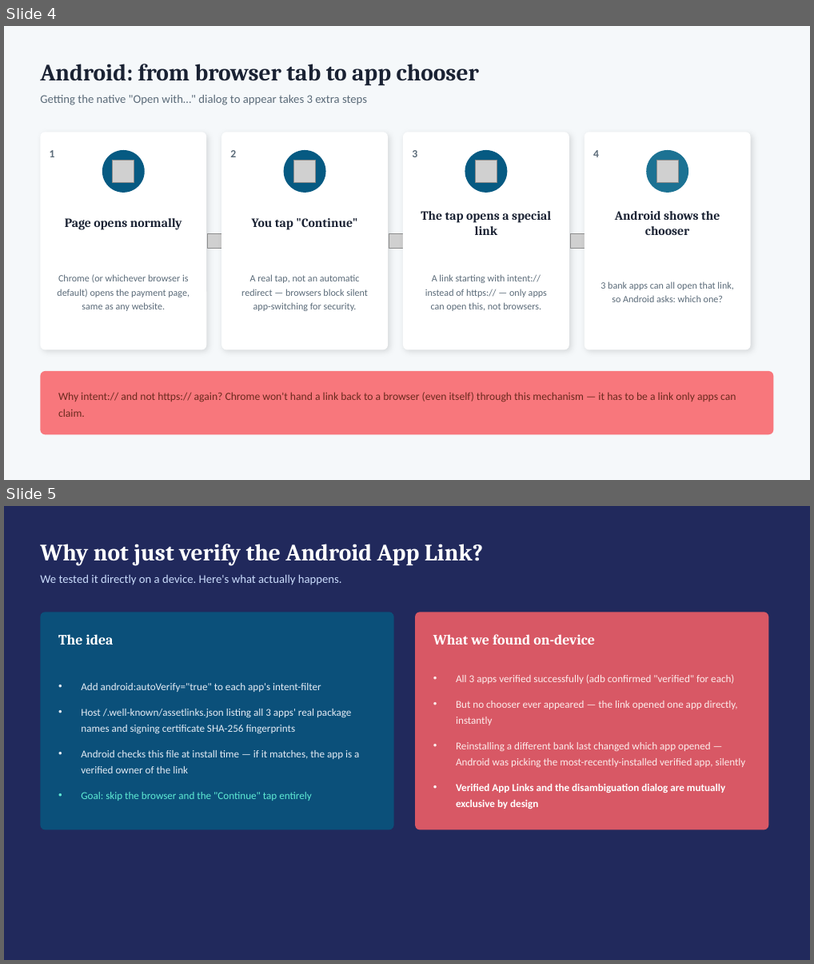
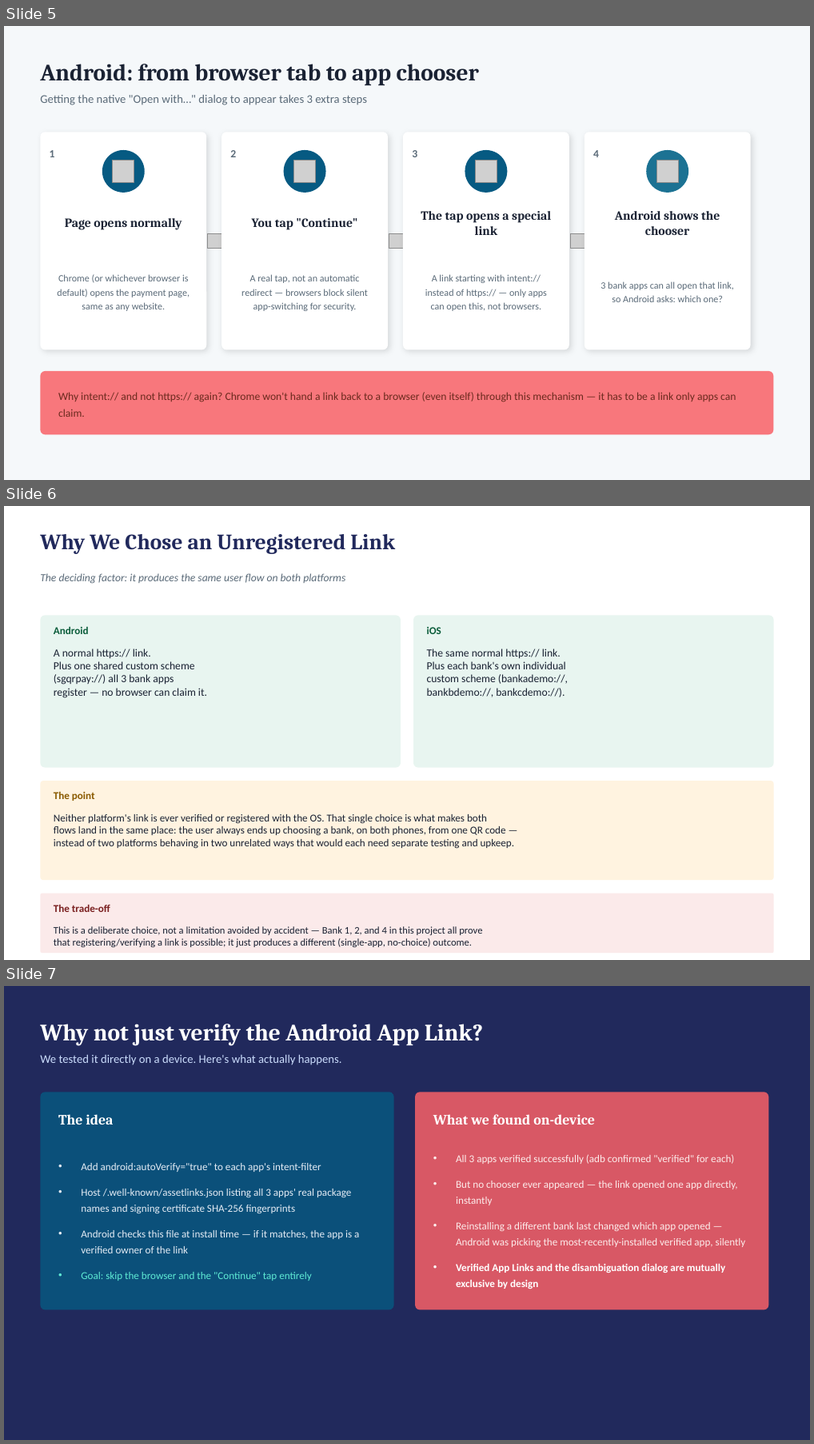
Before and after one commit to deandrehaijielim-commits/sgqr-deep-link-demo, a slide deck: SGQR_Deep_Linking_Simulation.pptx. Shown one above the other, each under a label of ours: slides 4 and 5 before the commit, slides 5, 6 and 7 after it. The pictures are 814x964 and 814x1444 pixels, drawn with LibreOffice and Linux fonts; fonts in the diff are those of the drawing; grey boxes stand for pictures. Boxes give left, top, right and bottom in pixels: in the first picture for what was removed or moved away, otherwise in the second. Text is boxed around its words. In the diff, an @@ line names an element or a change of style, - is before the commit and + after.

```diff
--- a/SGQR_Deep_Linking_Simulation.pptx
+++ b/SGQR_Deep_Linking_Simulation.pptx
@@ slide 6 added at <box>4,506,810,960</box>, background #FFFFFF @@
@@ text added at <box>40,534,395,554</box>, 26 pt, text #21295C, bold @@
+Why We Chose an Unregistered Link
@@ text added at <box>40,573,346,584</box>, 13 pt, text #5B6B79, italic @@
+The deciding factor: it produces the same user flow on both platforms
@@ rounded rectangle added at <box>40,615,401,768</box>, fill #E8F5F0 @@
@@ rounded rectangle added at <box>414,615,774,768</box>, fill #E8F5F0 @@
@@ text added at <box>54,626,89,634</box>, 12.5 pt, text #0B5D3B, bold @@
+Android
@@ text added at <box>54,648,207,698</box>, 13 pt, text #1A2233 @@
+A normal https:// link.
+Plus one shared custom scheme
+(sgqrpay://) all 3 bank apps
+register — no browser can claim it.
@@ text added at <box>427,627,442,634</box>, 12.5 pt, text #0B5D3B, bold @@
+iOS
@@ text added at <box>427,648,568,697</box>, 13 pt, text #1A2233 @@
+The same normal https:// link.
+Plus each bank's own individual
+custom scheme (bankademo://,
+bankbdemo://, bankcdemo://).
@@ rounded rectangle added at <box>40,780,774,880</box>, fill #FFF3E0 @@
@@ text added at <box>54,791,95,800</box>, 12.5 pt, text #8A5A00, bold @@
+The point
@@ text added at <box>54,814,515,848</box>, 12.5 pt, text #1A2233 @@
+Neither platform's link is ever verified or registered with the OS. That single choice is what makes both
+flows land in the same place: the user always ends up choosing a bank, on both phones, from one QR code —
+instead of two platforms behaving in two unrelated ways that would each need separate testing and upkeep.
@@ rounded rectangle added at <box>40,893,774,952</box>, fill #FBEAEA @@
@@ text added at <box>54,904,110,912</box>, 12.5 pt, text #7A1F1F, bold @@
+The trade-off
@@ text added at <box>54,926,482,947</box>, 12 pt, text #1A2233 @@
+This is a deliberate choice, not a limitation avoided by accident — Bank 1, 2, and 4 in this project all prove
+that registering/verifying a link is possible; it just produces a different (single-app, no-choice) outcome.
@@ what was slide 4 is now slide 5 @@
@@ what was slide 5 is now slide 7 @@
```
Also in this commit, not shown: 1 slide changed, 6 other slides added, 1 slide removed, 1 other file.
